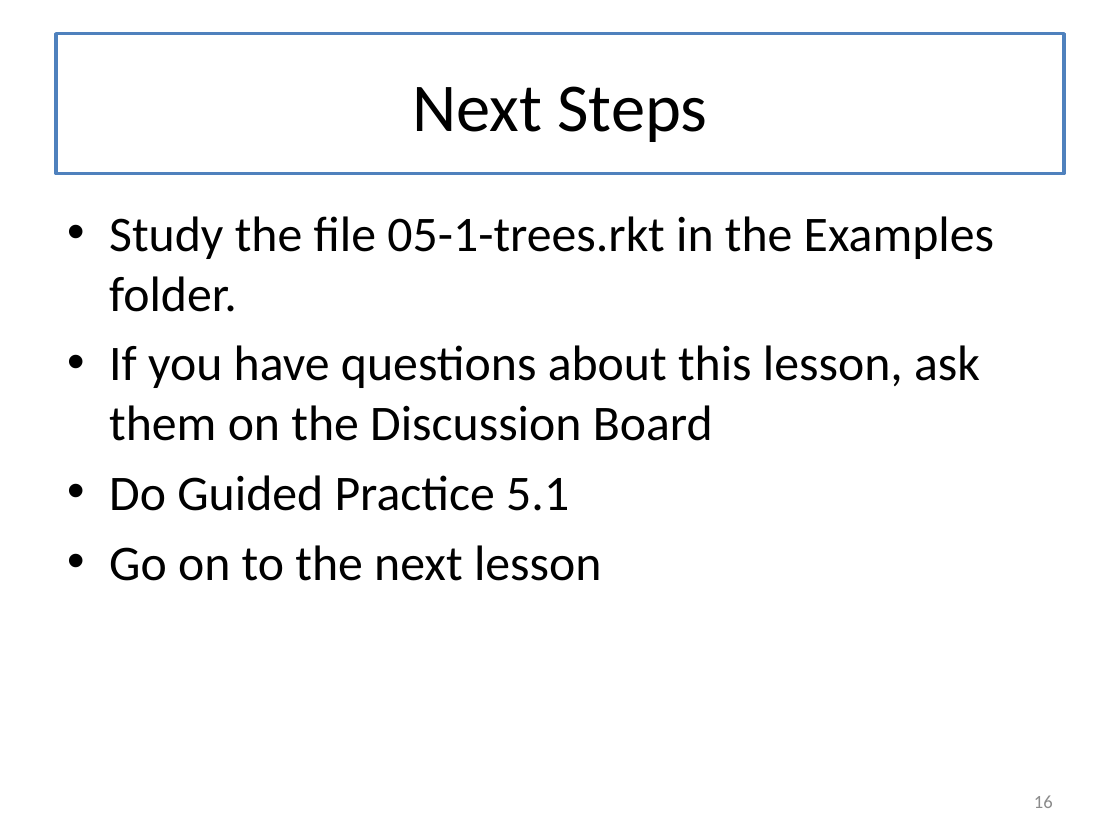
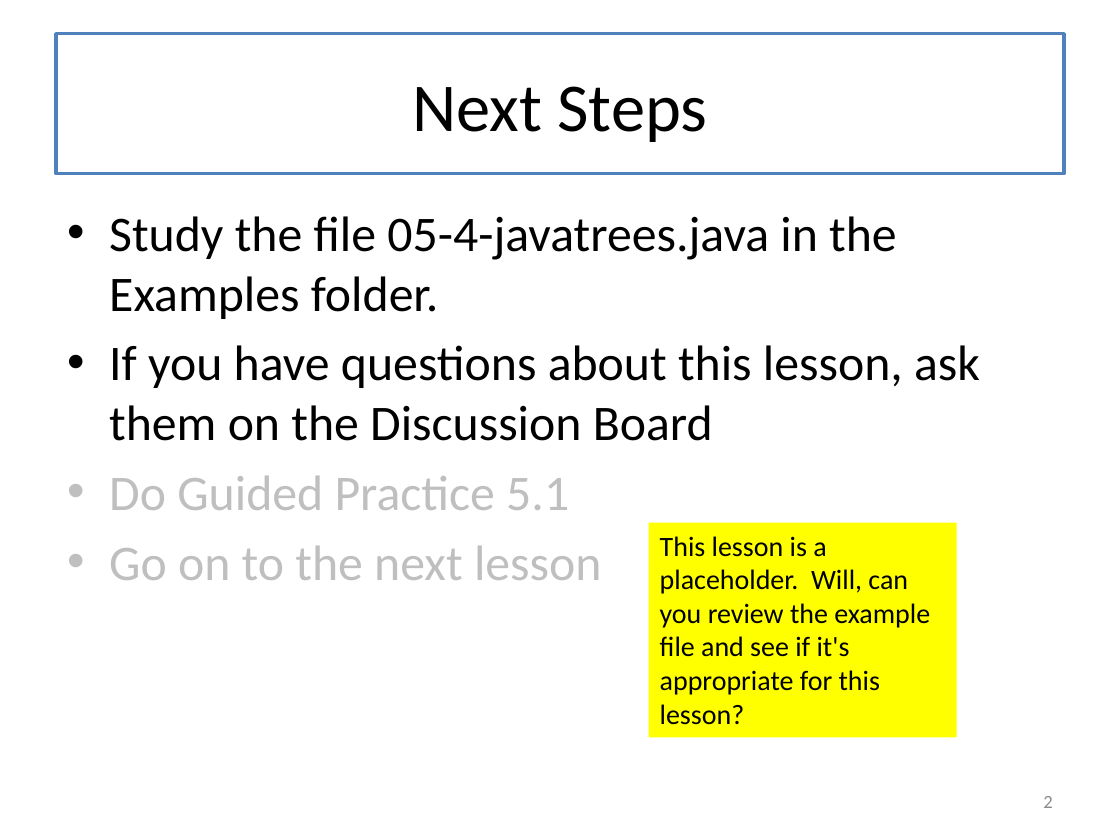
Before and after one commit to mwand/cs5010f17, a slide deck: slide 2 of Slides/Lesson 5.4 Doing It In Java.pptx (slide 16 before the commit). Drawn at 1120x840 pixels with LibreOffice and Linux fonts; fonts in the diff are those of the drawing. Boxes give left, top, right and bottom in pixels: in the first picture for what was removed or moved away, otherwise in the second. Text is boxed around its words. In the diff, an @@ line names an element or a change of style, - is before the commit and + after.

Commit message:
first draft of Module 5 ready for Will to review

```diff
--- a/Slides/Lesson 5.4 Doing It In Java.pptx
+++ b/Slides/Lesson 5.4 Doing It In Java.pptx
@@ text at (109,216,897,319): text changed @@
-• Study the file 05-1-trees.rkt in the Examples folder.
+• Study the file 05-4-javatrees.java in the Examples folder.
@@ text at (109,476,601,580): text colour #000000 to #BFBFBF in "Do Guided Practice 5.1", "Go on to the next lesson" @@
@@ rectangle added at (648,523,956,738), fill #FFFF00, 18 pt, text #000000 @@
+This lesson is a placeholder. Will, can you review the example file and see if it's appropriate for this lesson?
@@ page number at (1043,796,1052,808): text changed @@
-16
+2
```
Also in this commit, not shown: 1 other slide changed, 144 slides removed, 17 other files.
